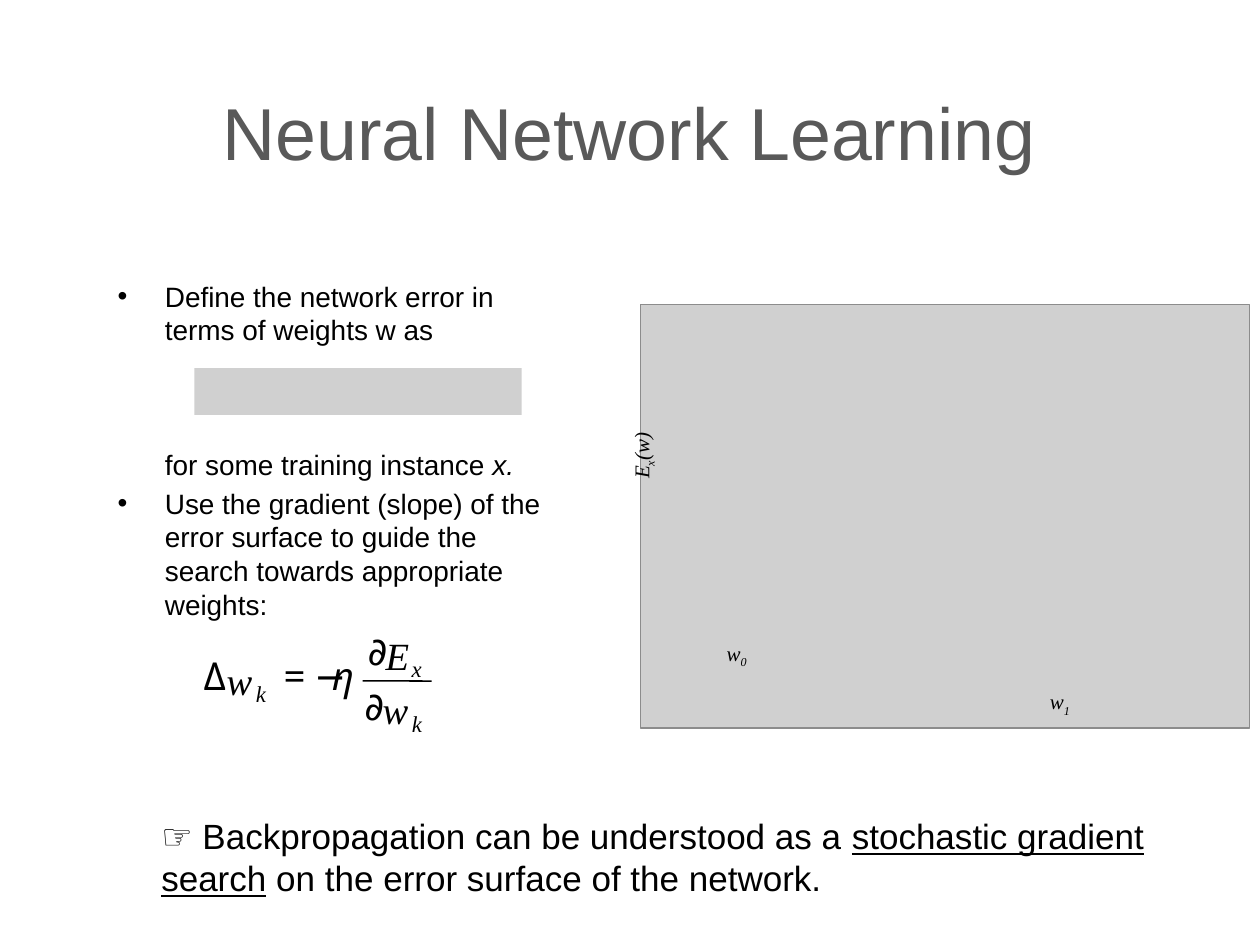
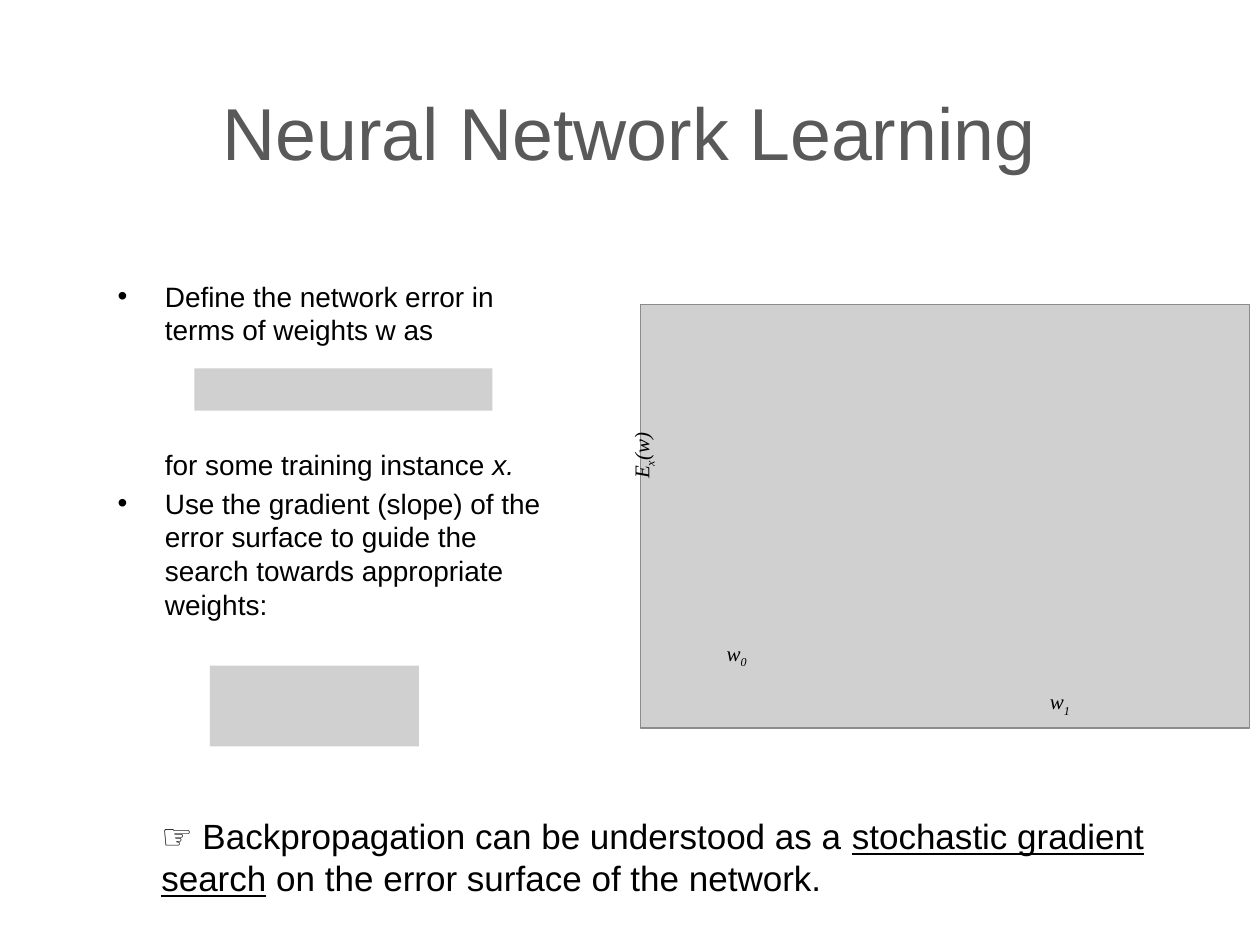
Before and after one commit to lutzhamel/CSC310, a slide deck: slide 13 of notes/14-ANN.pptx (slide 15 before the commit). Drawn at 1260x945 pixels with LibreOffice and Linux fonts; fonts in the diff are those of the drawing; grey boxes stand for pictures; background and template pictures are left out. Boxes give left, top, right and bottom in pixels: in the first picture for what was removed or moved away, otherwise in the second. Text is boxed around its words. In the diff, an @@ line names an element or a change of style, - is before the commit and + after.

```diff
--- a/notes/14-ANN.pptx
+++ b/notes/14-ANN.pptx
@@ picture resized from (x1=194, y1=368, x2=522, y2=415) to (x1=194, y1=368, x2=493, y2=411) @@
@@ picture added at (x1=210, y1=665, x2=420, y2=746) @@
@@ group removed at (x1=204, y1=627, x2=432, y2=732): 12 texts, 1 line @@
-k
-x
-k
-w
-E
-w
-∂
-∂
-−
-=
-Δ
-η
```
Also in this commit, not shown: 1 other slide changed, 1 slide removed, 3 other files.
